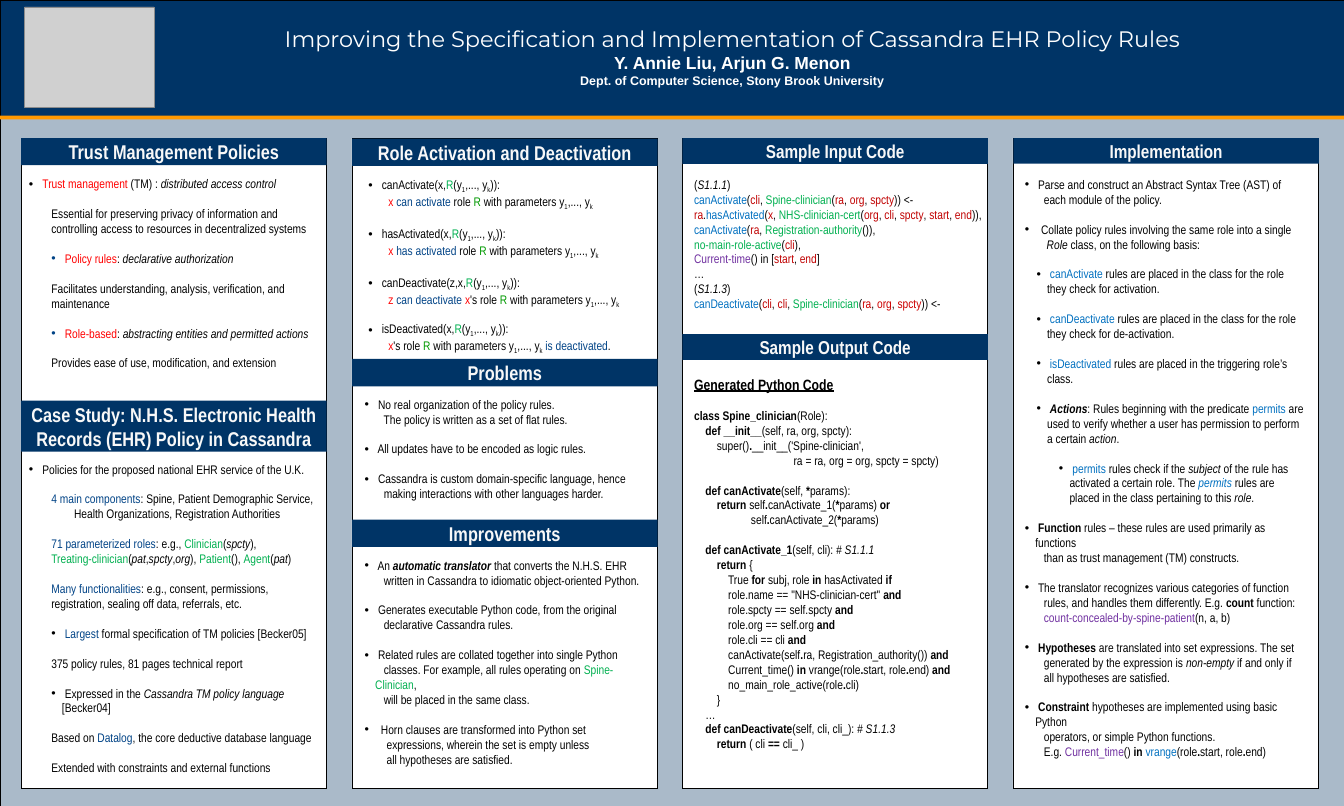
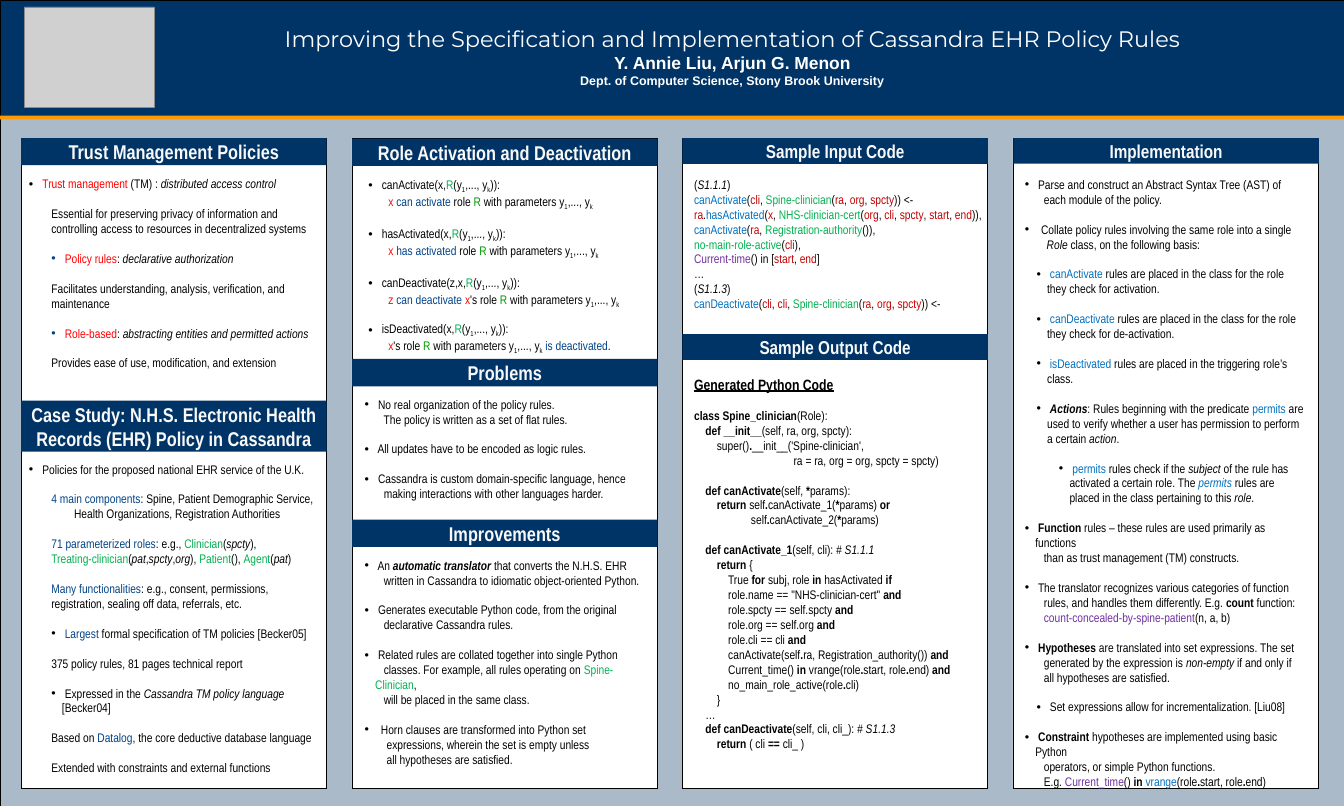
Before and after one commit to arjun-menon/Cassandra-to-Python, a slide deck: slide 1 of doc/CEWIT_2013_Poster.pptx. Drawn at 1344x806 pixels with LibreOffice and Linux fonts; fonts in the diff are those of the drawing; grey boxes stand for pictures. Boxes give left, top, right and bottom in pixels: in the first picture for what was removed or moved away, otherwise in the second. Text is boxed around its words. In the diff, an @@ line names an element or a change of style, - is before the commit and + after.

Commit message:
Minor update to poster.

```diff
--- a/doc/CEWIT_2013_Poster.pptx
+++ b/doc/CEWIT_2013_Poster.pptx
@@ text at [1050, 702, 1285, 714]: paragraph added @@
+  • Set expressions allow for incrementalization. [Liu08]
```
